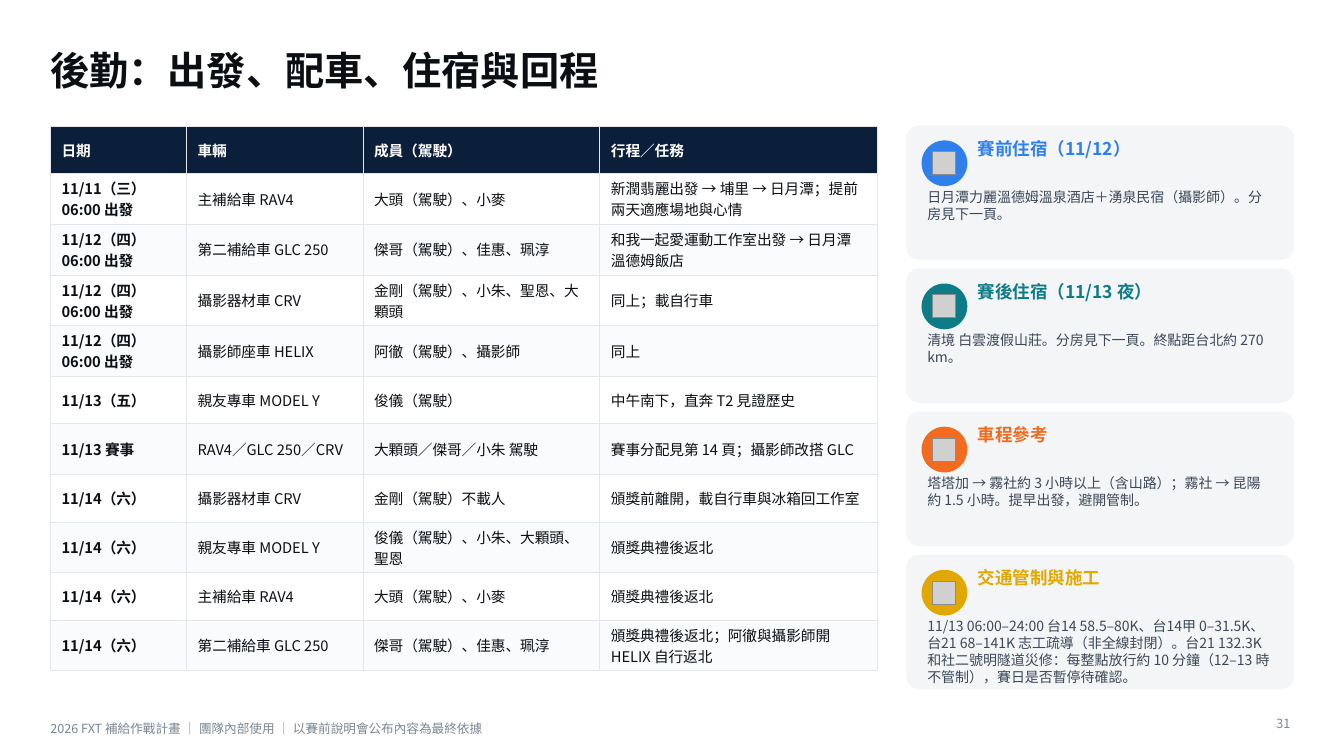
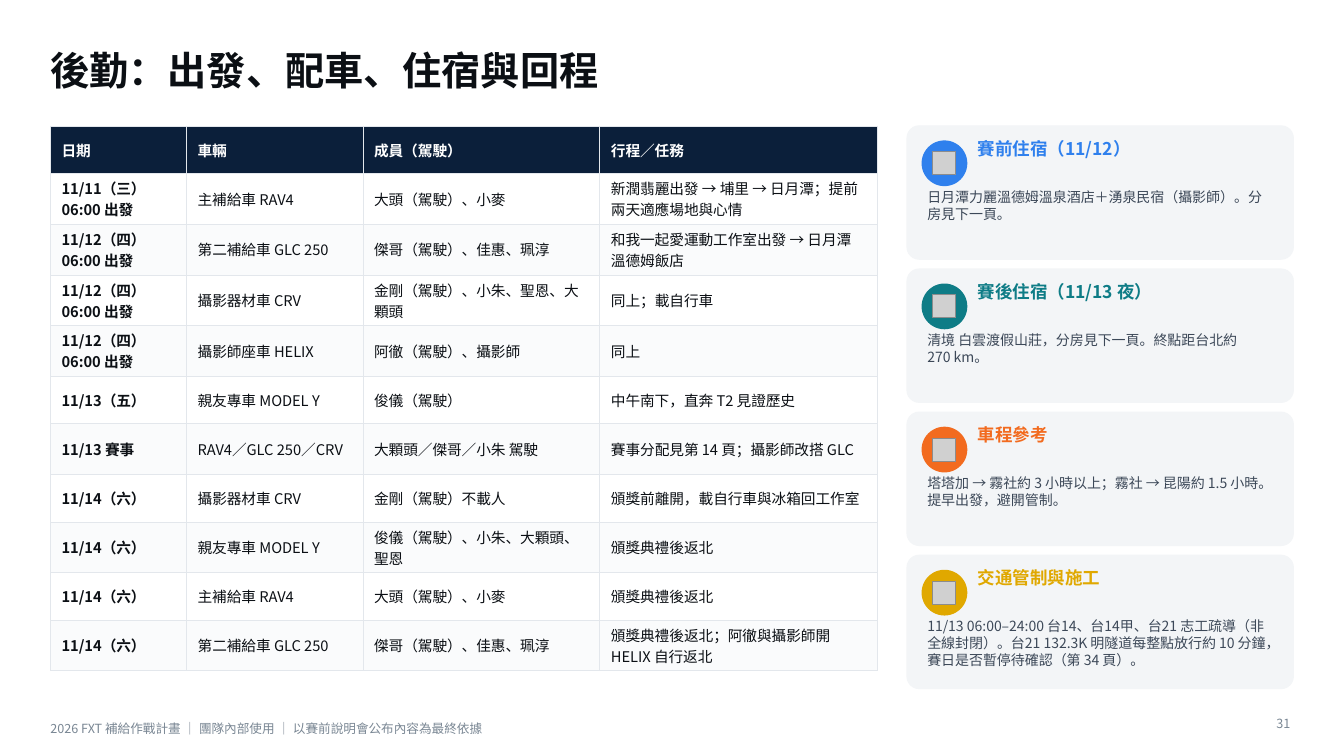
Before and after one commit to powermovebboy-sys/Race-site, a slide deck: slide 31 of deck/2026_FXT_補給作戰計畫.pptx. Drawn at 1344x756 pixels with LibreOffice and Linux fonts; fonts in the diff are those of the drawing; grey boxes stand for pictures. Boxes give left, top, right and bottom in pixels: in the first picture for what was removed or moved away, otherwise in the second. Text is boxed around its words. In the diff, an @@ line names an element or a change of style, - is before the commit and + after.

```diff
--- a/deck/2026_FXT_補給作戰計畫.pptx
+++ b/deck/2026_FXT_補給作戰計畫.pptx
@@ text at (x1=927, y1=333, x2=1237, y2=363): text changed @@
-清境 白雲渡假山莊。分房見下一頁。終點距台北約 270 km。
+清境 白雲渡假山莊，分房見下一頁。終點距台北約 270 km。
@@ text at (x1=927, y1=476, x2=1272, y2=507): text changed @@
-塔塔加 → 霧社約 3 小時以上（含山路）；霧社 → 昆陽約 1.5 小時。提早出發，避開管制。
+塔塔加 → 霧社約 3 小時以上；霧社 → 昆陽約 1.5 小時。提早出發，避開管制。
@@ text at (x1=927, y1=619, x2=1280, y2=666): text changed @@
-11/13 06:00–24:00 台14 58.5–80K、台14甲 0–31.5K、台21 68–141K 志工疏導（非全線封閉）。台21 132.3K 和社二號明隧道災修：每整點放行約 10 分鐘（12–13 時不管制），賽日是否暫停待確認。
+11/13 06:00–24:00 台14、台14甲、台21 志工疏導（非全線封閉）。台21 132.3K 明隧道每整點放行約 10 分鐘，賽日是否暫停待確認（第 34 頁）。
```
Also in this commit, not shown: 17 other slides changed, 9 other files.
